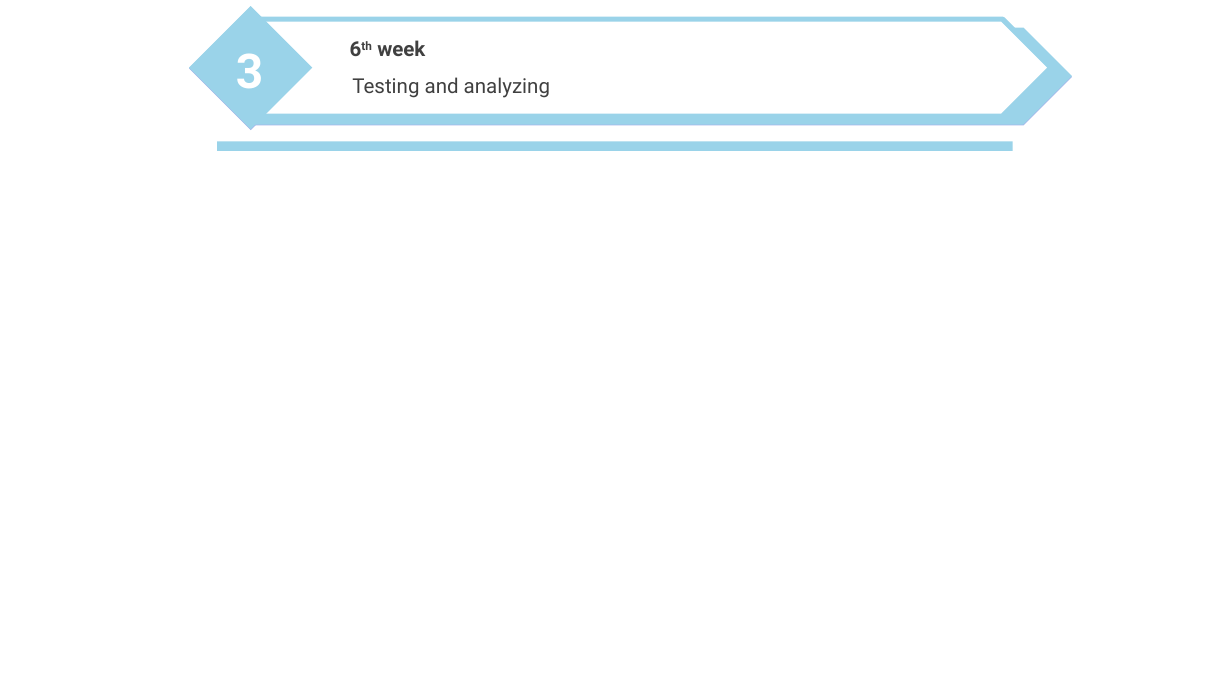
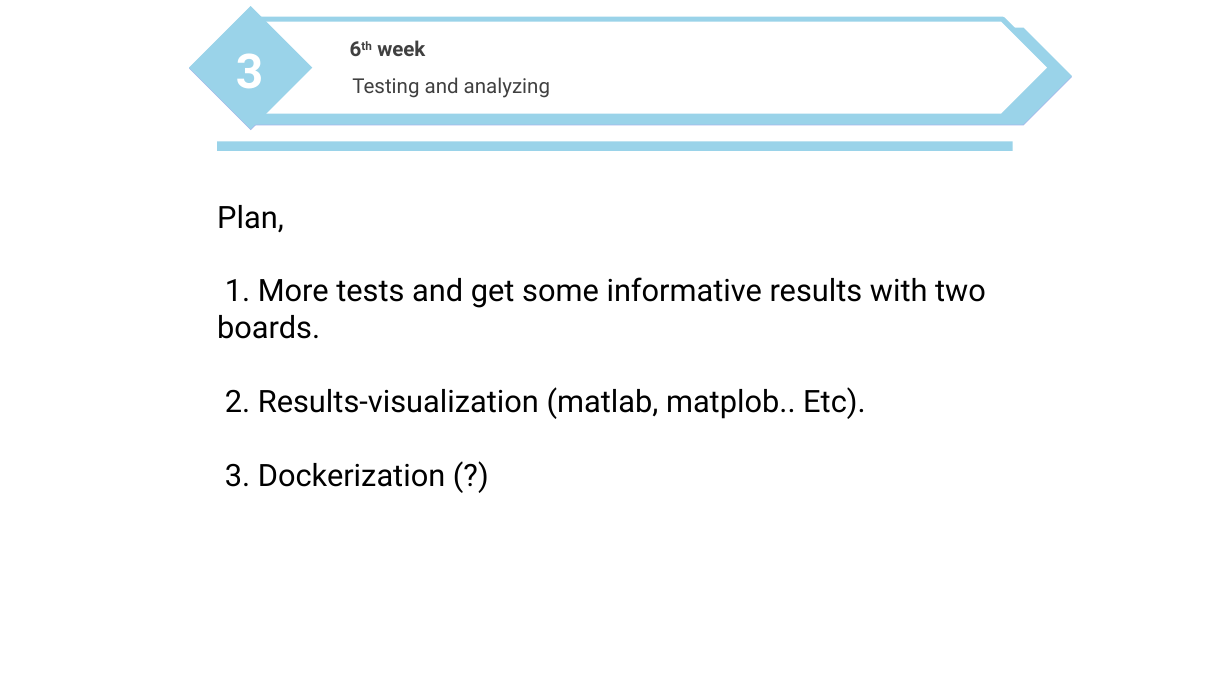
Before and after one commit to nicesick/Prototyping-Delay-Aware-V2X-Safe-Communications, a slide deck: slide 51 of presentation/presentation_2.pptx. Drawn at 1232x693 pixels with LibreOffice and Linux fonts; fonts in the diff are those of the drawing; background and template pictures are left out. Boxes give left, top, right and bottom in pixels: in the first picture for what was removed or moved away, otherwise in the second. Text is boxed around its words. In the diff, an @@ line names an element or a change of style, - is before the commit and + after.

```diff
--- a/presentation/presentation_2.pptx
+++ b/presentation/presentation_2.pptx
@@ text added at (217,205,986,487), 18 pt, text #000000 @@
+Plan,
+1. More tests and get some informative results with two boards.
+2. Results-visualization (matlab, matplob.. Etc).
+3. Dockerization (?)
```
Also in this commit, not shown: 1 other slide changed, 7 other files.
